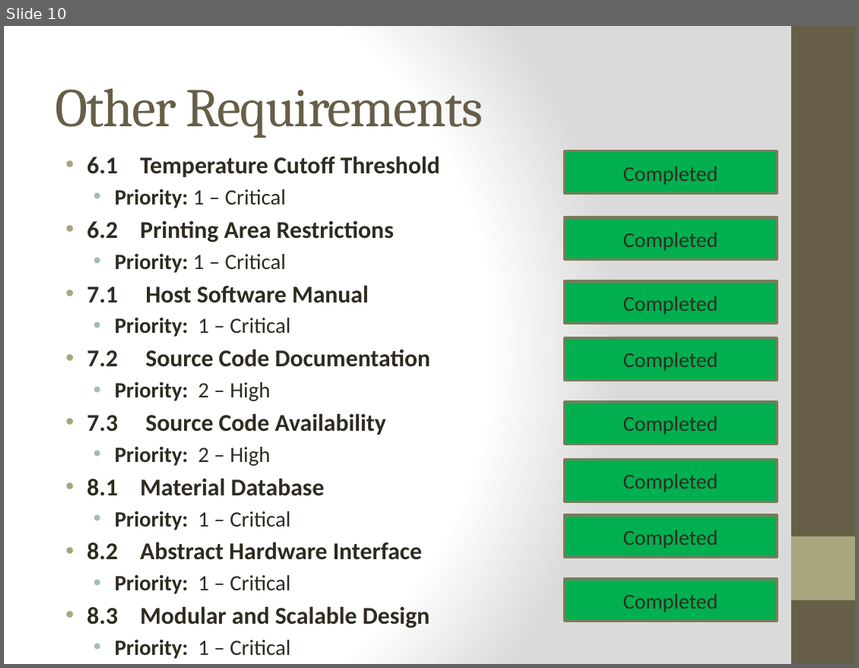
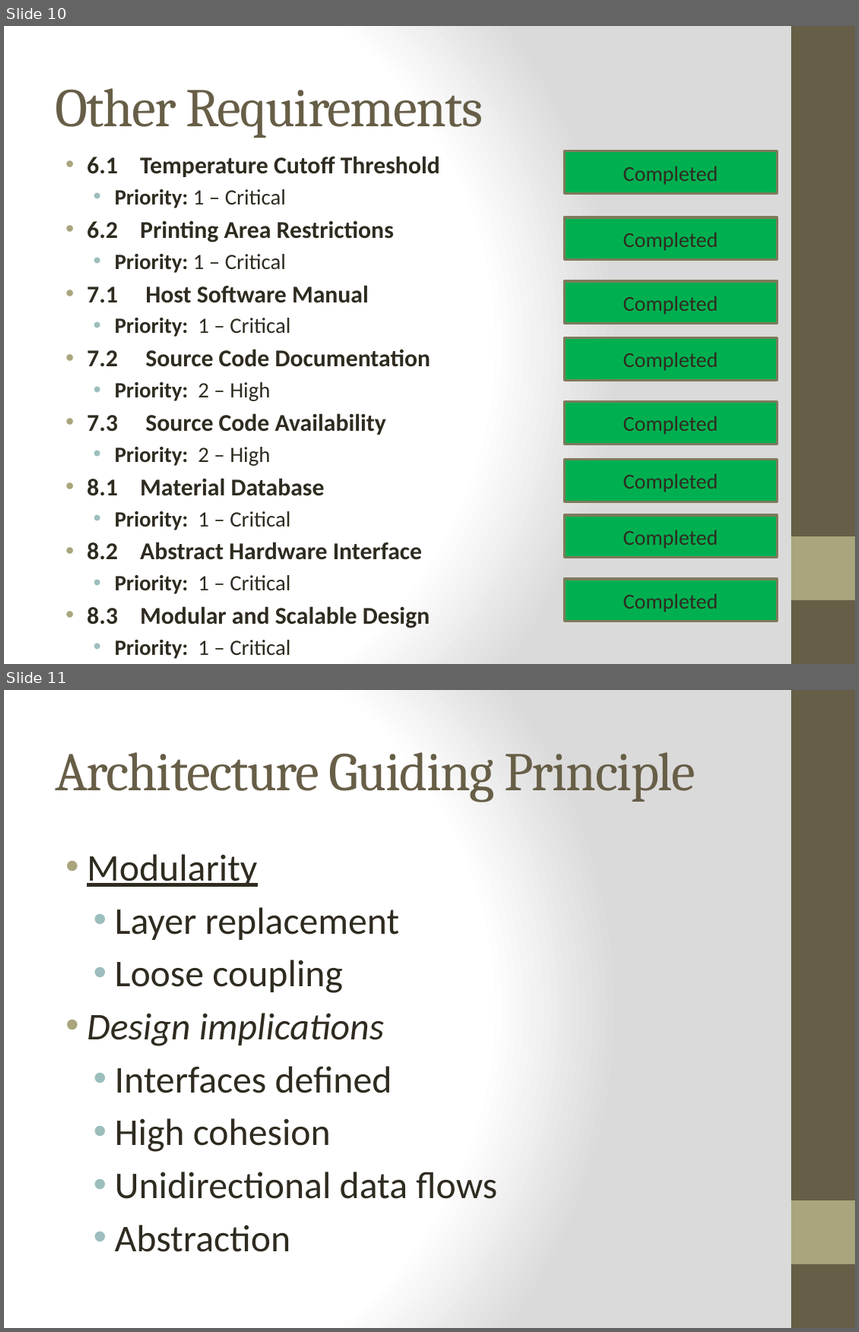
Before and after one commit to qpHalcy0n/SRDesign, a slide deck: Final Presentation/Ink3d Final Presentation.pptx. Shown one above the other, each under a label of ours: slide 10 before the commit, slides 10 and 11 after it. The pictures are 859x668 and 859x1332 pixels, drawn with LibreOffice and Linux fonts; fonts in the diff are those of the drawing. Boxes give left, top, right and bottom in pixels: in the first picture for what was removed or moved away, otherwise in the second. Text is boxed around its words. In the diff, an @@ line names an element or a change of style, - is before the commit and + after.

```diff
--- a/Final Presentation/Ink3d Final Presentation.pptx
+++ b/Final Presentation/Ink3d Final Presentation.pptx
@@ slide 11 added at (4, 690, 855, 1328), background gradient #FFFFFF to #DADADA; not listed: 2 template elements that a slide beside it also shows @@
@@ title added at (55, 752, 696, 802), 46 pt, text #675E47 @@
+Architecture Guiding Principle
@@ text added at (87, 854, 497, 1252), 32 pt, text #2F2B20 @@
+• Modularity
+  • Layer replacement
+  • Loose coupling
+• Design implications
+  • Interfaces defined
+  • High cohesion
+  • Unidirectional data flows
+  • Abstraction
```
Also in this commit, not shown: 22 other slides added, 2 other files.
